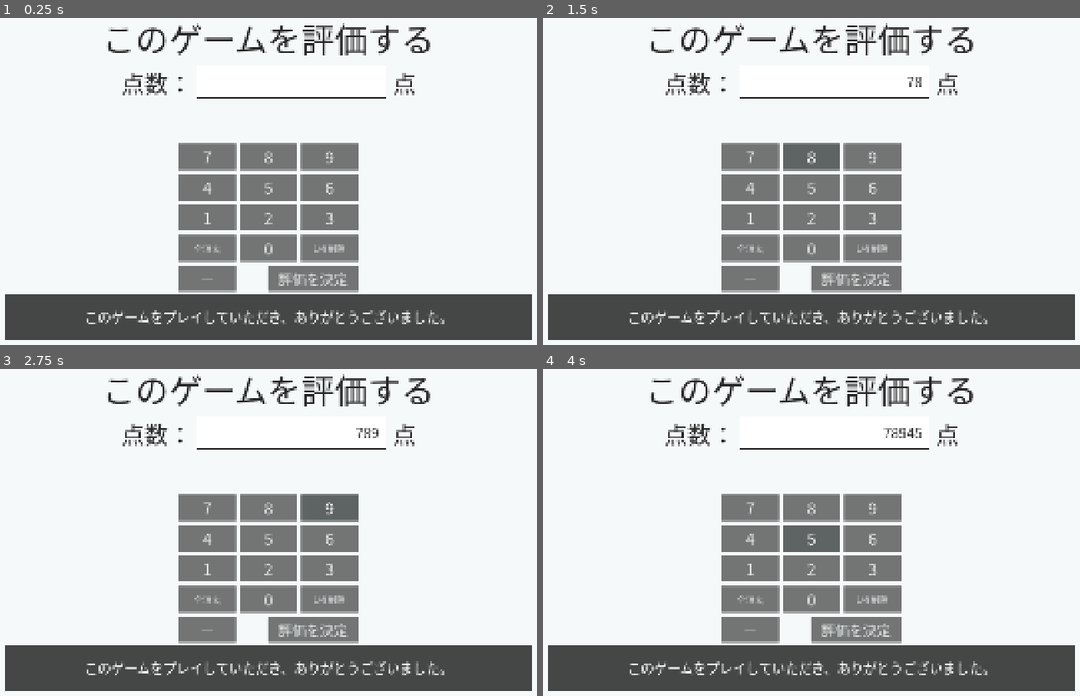
Above: before the commit, frames 1-4 (two rows, left to right).
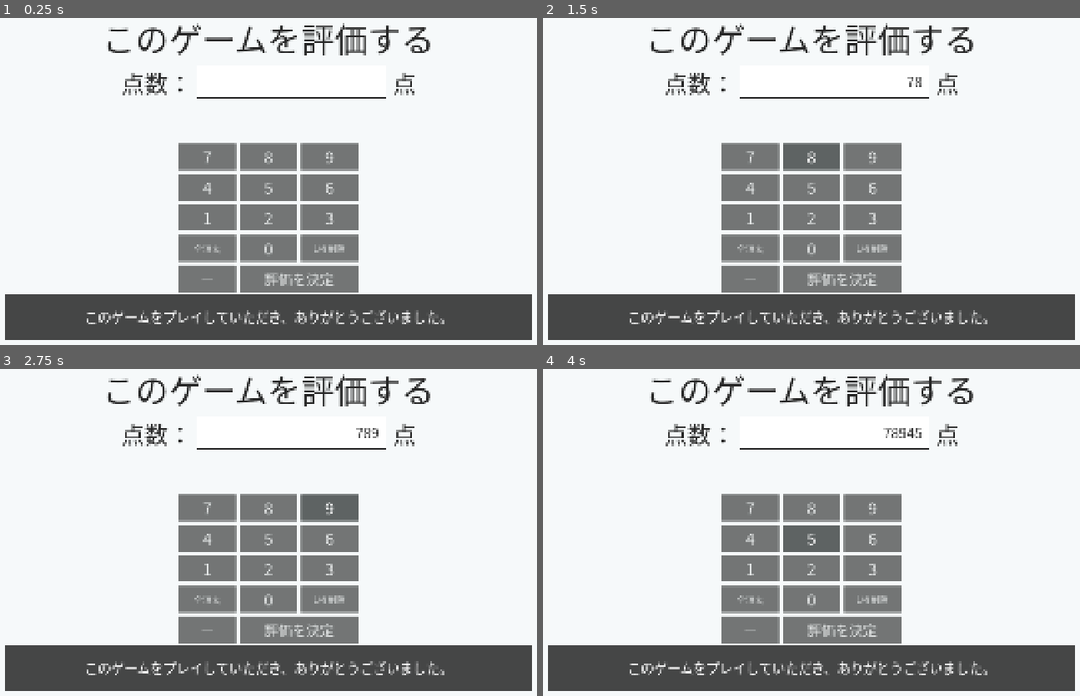
Above: after the commit, the same moments.

Repository: ProteinKoyama/metajam
Game: Godot game, scene res://evaluation_screen.tscn
Two runs of this game, one before a commit and one after it. Both use one fixed random seed, a clock stepped at 60 frames per second and the inputs below. This scene is started directly instead of the project's main scene. Sound files missing from this copy of the repository are replaced by a short silence.
Inputs:
- Up to frame 1 (0.25 s): no input
- Up to frame 2 (1.5 s): click "7" at 0.5 s; click "8" at 1.25 s
- Up to frame 3 (2.75 s): click "9" at 2 s
- Up to frame 4 (4 s): click "4" at 2.75 s; click "5" at 3.5 s

The runs differ from the first frame. In frame 1, 0.9% of the frame differs, in the area x 33-67%, y 75-84%; in frame 2, 0.9%; in frame 3, 0.9%; in frame 4, 0.9%.

Commit message:
Adjust evaluation screen button layout

Diff:
--- a/evaluation_screen.tscn
+++ b/evaluation_screen.tscn
@@ -248,9 +248,9 @@
 anchor_right = 0.5
 anchor_bottom = 1.0
 offset_left = -258.0
-offset_top = -270.0
+offset_top = -272.0
 offset_right = -94.0
-offset_bottom = -198.0
+offset_bottom = -196.0
 mouse_default_cursor_shape = 2
 theme_override_font_sizes/font_size = 46
 text = "−"
@@ -261,10 +261,10 @@
 anchor_top = 1.0
 anchor_right = 0.5
 anchor_bottom = 1.0
-offset_left = -2.0
-offset_top = -270.0
+offset_left = -82.0
+offset_top = -272.0
 offset_right = 258.0
-offset_bottom = -198.0
+offset_bottom = -196.0
 mouse_default_cursor_shape = 2
 text = "評価を決定"
 
